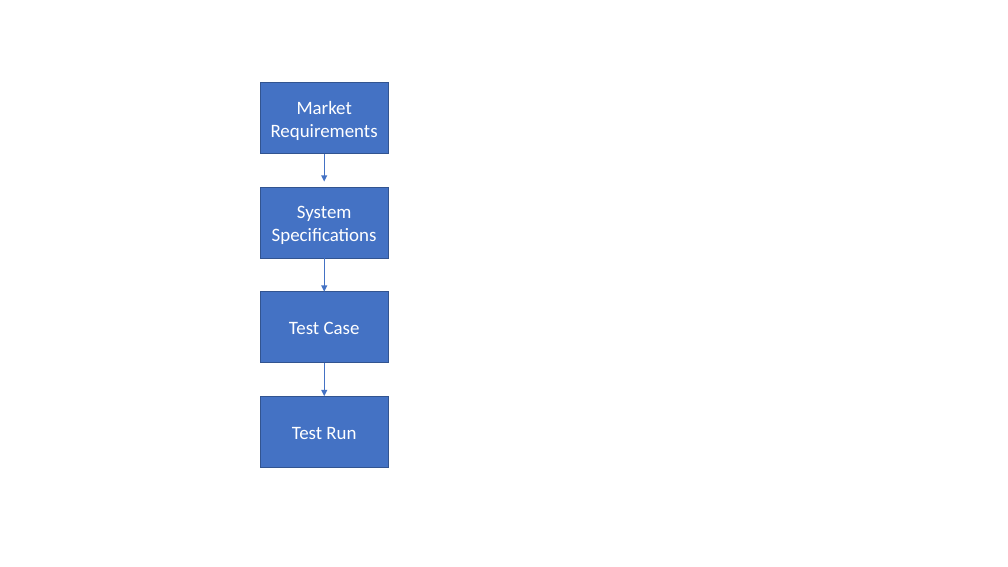
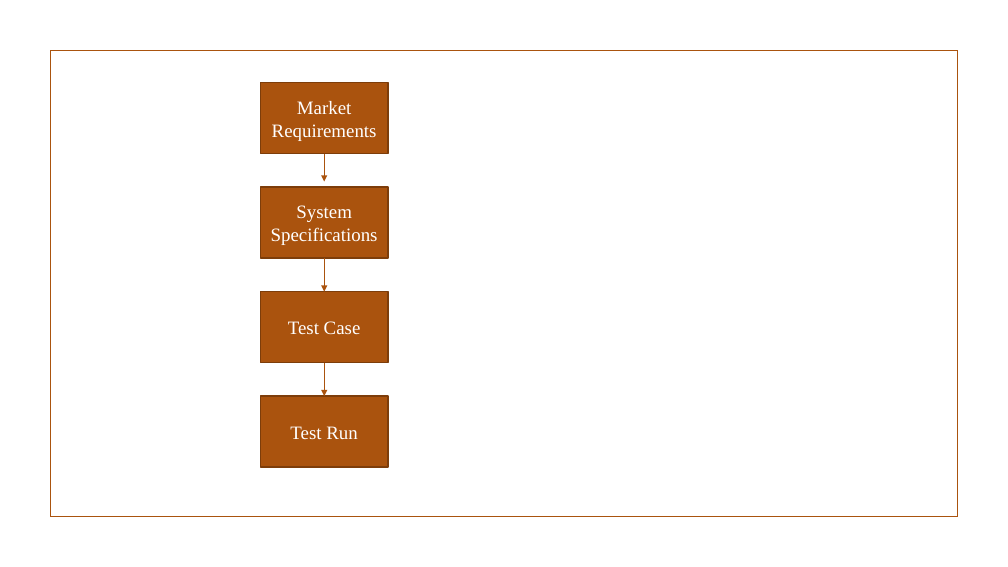
Before and after one commit to ziggle/SQLinNotepadPP, a slide deck: slide 2 of Traceability/Images/GraphicSource.pptx. Drawn at 1008x567 pixels with LibreOffice and Linux fonts; fonts in the diff are those of the drawing; background and template pictures are left out. Boxes give left, top, right and bottom in pixels: in the first picture for what was removed or moved away, otherwise in the second. Text is boxed around its words. In the diff, an @@ line names an element or a change of style, - is before the commit and + after.

```diff
--- a/Traceability/Images/GraphicSource.pptx
+++ b/Traceability/Images/GraphicSource.pptx
@@ rectangle added at [50, 51, 957, 517], outline #AA530E 1.25 pt @@
@@ arrow (324, 154) - (324, 181): stroke #4472C4 0.5 pt to #AA530E 0.75 pt @@
@@ arrow (324, 258) - (324, 292): stroke #4472C4 0.5 pt to #AA530E 0.75 pt @@
@@ arrow (324, 363) - (324, 396): stroke #4472C4 0.5 pt to #AA530E 0.75 pt @@
@@ font Calibri to Times New Roman; fill #4472C4 to #AA530E; outline #325491 1 pt to #7E3D0A 1.25 pt in 4 elements at [260, 82, 388, 154], [260, 188, 388, 259], [260, 292, 388, 363], [260, 396, 388, 467] @@
```
Also in this commit, not shown: 2 slides added, 1 slide removed, 3 other files.
